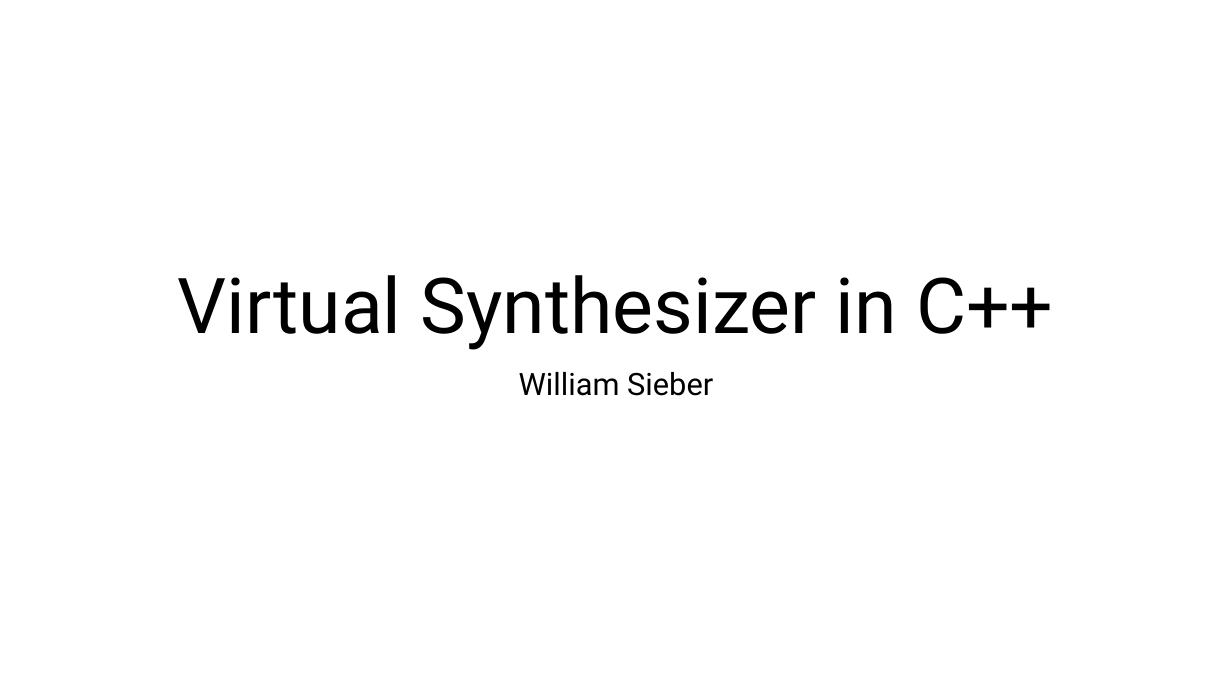
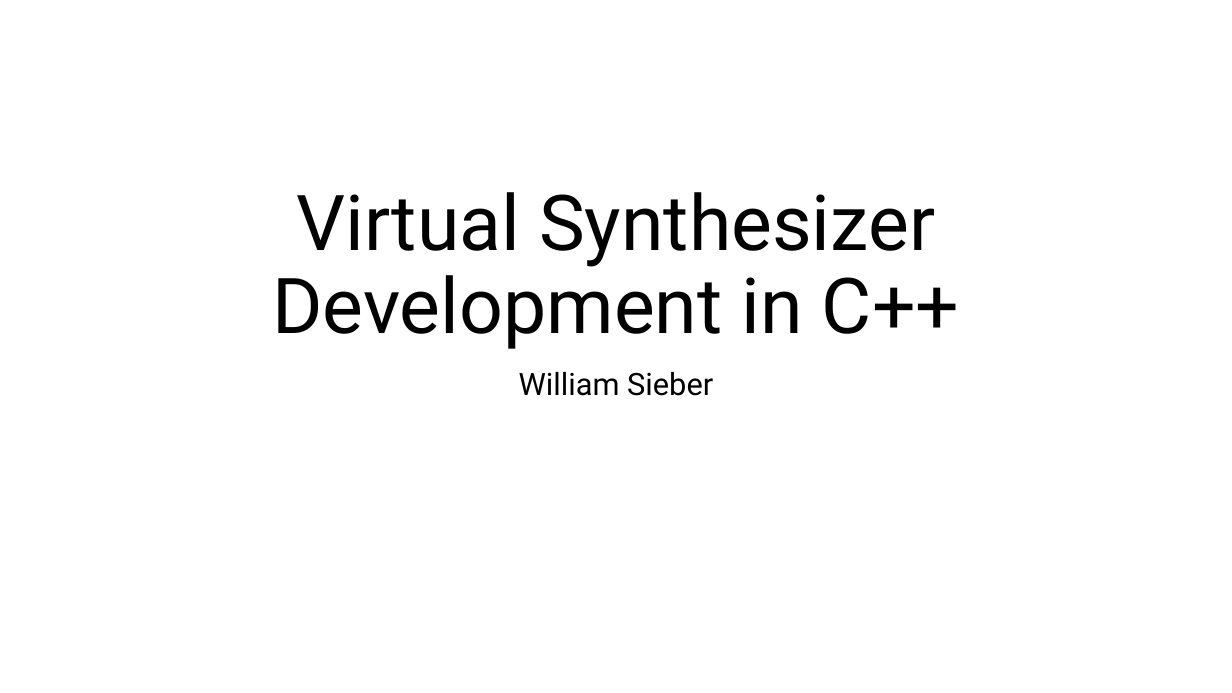
Before and after one commit to ShotgunApe/VST-Synth, a slide deck: slide 1 of docs/juniorIS-new.pptx. Drawn at 1232x693 pixels with LibreOffice and Linux fonts; fonts in the diff are those of the drawing. Boxes give left, top, right and bottom in pixels: in the first picture for what was removed or moved away, otherwise in the second. Text is boxed around its words. In the diff, an @@ line names an element or a change of style, - is before the commit and + after.

```diff
--- a/docs/juniorIS-new.pptx
+++ b/docs/juniorIS-new.pptx
@@ title at (272,192,959,349): text changed @@
-Virtual Synthesizer in C++
+Virtual Synthesizer Development in C++
```
Also in this commit, not shown: 1 other slide changed, 17 slides added, 2 slides removed, 2 other files.
